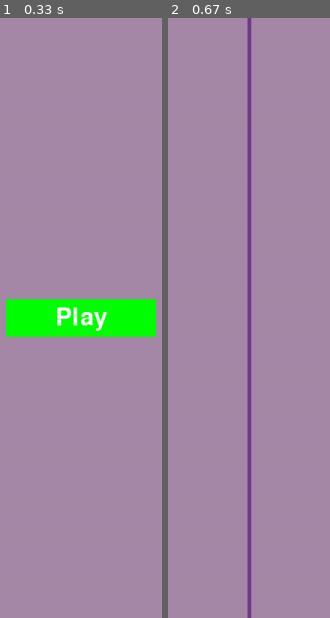
Above: before the commit, frames 1-2 (left to right).
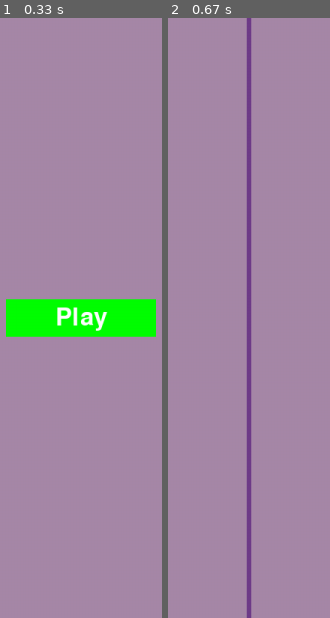
Above: after the commit, the same moments.

Repository: Steven-Kha/ThanosSnapPygame
Game: pygame game, started from main.py
The game is run twice, just before and just after one commit, with the same random seed, the same clock (stepped at 60 frames per second) and the same inputs.
Inputs (mouse positions are in pixels of both pictures, inside the frame that each line leads up to):
- Up to frame 1 (0.33 s): no input
- Up to frame 2 (0.67 s): click (249, 318) at 0.38 s

Frame 1 is identical in both runs. In frame 2, 0.6% of the frame differs, in the area x 48-50%, y 0-100%.

Commit message:
even number to split L/R images

Diff:
--- a/settings.py
+++ b/settings.py
@@ -7,6 +7,6 @@
         self.screen_height = 800
         self.bg_color = (167, 136, 168)
 
-        self.center_line_width = 5
+        self.center_line_width = 6
         self.center_line_height = self.screen_height
         self.center_line_color = (111, 60, 137)
